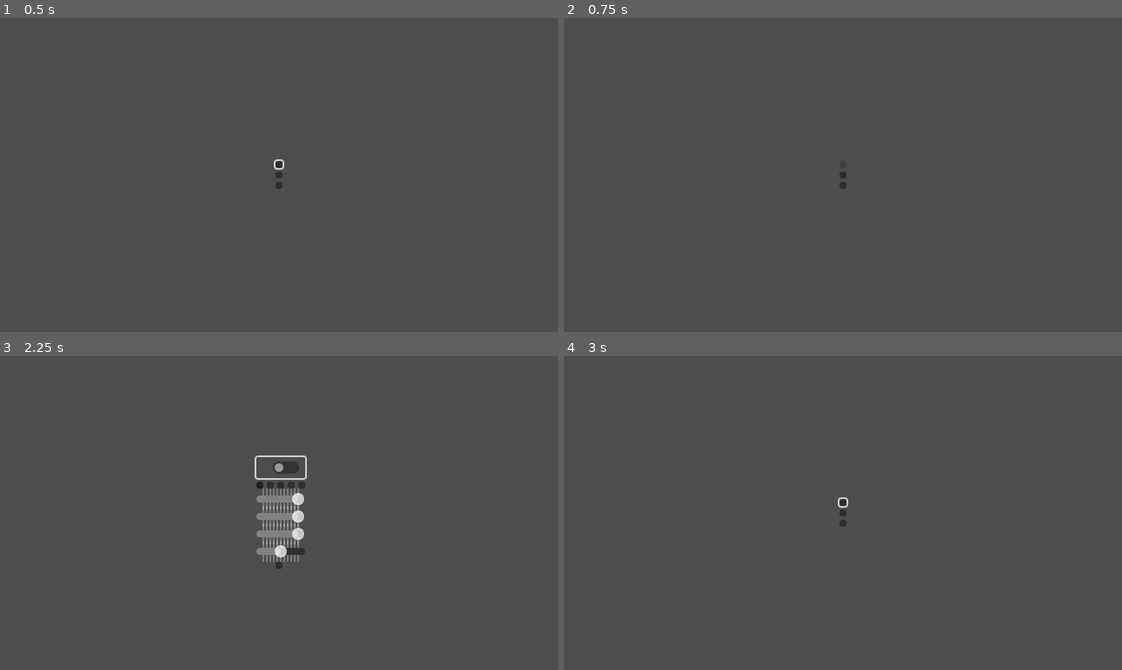
Above: before the commit, frames 1-4 (two rows, left to right).
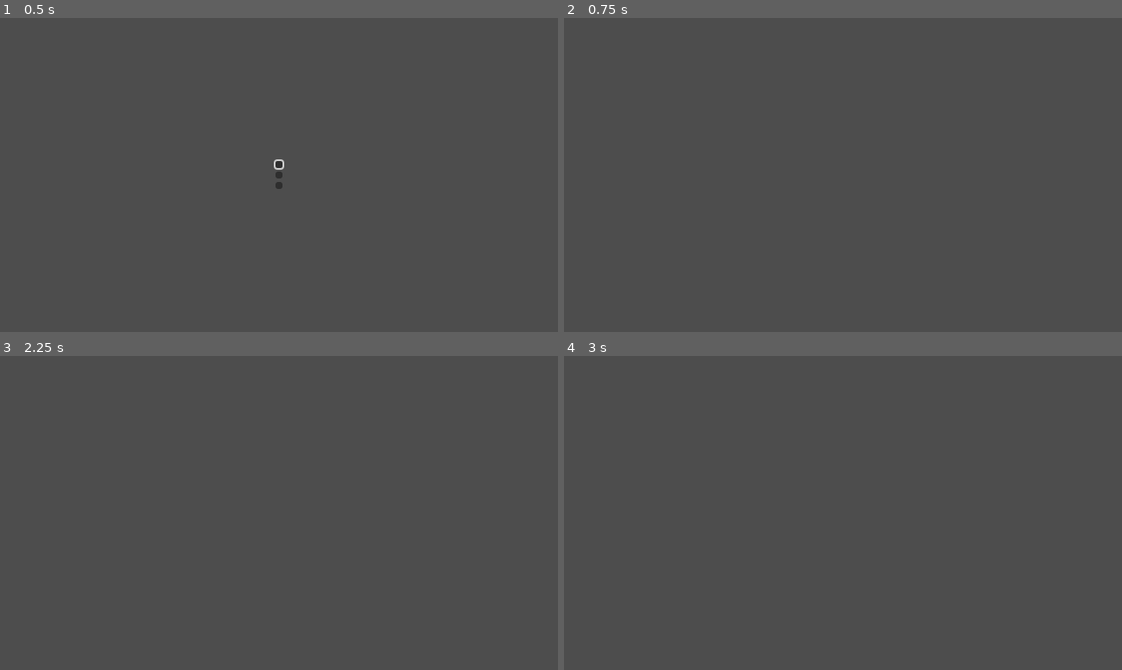
Above: after the commit, the same moments.

Repository: IRUSlan92I/NeonCollapse
Game: Godot game, scene res://game/menu/main_menu.tscn
Same seed, same stepped clock (60 frames per second), same inputs: the game is played once before the commit and once after it.
Inputs (mouse positions are in pixels of both pictures, inside the frame that each line leads up to):
- Up to frame 1 (0.5 s): no input
- Up to frame 2 (0.75 s): click "START" at 0.5 s
- Up to frame 3 (2.25 s): click (279, 503) at 1.25 s, where only the run before the commit has a clickable "START"; click (279, 513) at 2 s, where only the run before the commit has a clickable "OPTIONS"
- Up to frame 4 (3 s): click (843, 566) at 2.75 s, where only the run before the commit has a clickable "BACK"

Frame 1 is identical in both runs. In frame 2, less than 0.1% of the frame differs, in the area x 49-51%, y 48-55%; in frame 3, 1.7%, in the area x 45-55%, y 31-68%; in frame 4, 0.1%.

Commit message:
Added player movement. Added player state machine. Added test level

Diff:
--- /dev/null
+++ b/game/entities/player/abstract_player_state.gd
@@ -0,0 +1,5 @@
+class_name AbstractPlayerState
+extends AbstractState
+
+
+@export var player : Player
--- /dev/null
+++ b/game/entities/player/abstract_player_state.tscn
@@ -0,0 +1,7 @@
+[gd_scene format=3 uid="uid://dqkewlpol05ap"]
+
+[ext_resource type="PackedScene" uid="uid://cxdirjlkyccs4" path="res://game/state_machine/abstract_state.tscn" id="1_7h8jh"]
+[ext_resource type="Script" uid="uid://dj8pkf8aq2x73" path="res://game/entities/player/abstract_player_state.gd" id="2_inbmw"]
+
+[node name="AbstractPlayerState" unique_id=836520368 instance=ExtResource("1_7h8jh")]
+script = ExtResource("2_inbmw")
--- a/game/entities/player/player.gd
+++ b/game/entities/player/player.gd
@@ -1,2 +1,77 @@
 class_name Player
 extends CharacterBody2D
+
+
+@export_group("Movement", "movement")
+@export_range(0.0, 1000.0) var movement_max_speed_normal := 350
+@export_range(0.0, 1000.0) var movement_max_speed_after_attack := 250
+@export_range(0.0, 1000.0) var movement_acceleration := 1000.0
+
+@export_group("Jump", "jump")
+@export_range(0.0, 1000.0) var jump_max_fall_speed := 1000
+@export_range(0.0, 1000.0) var jump_velocity := 500.0
+
+@export_group("Gravity factors", "gravity_factor")
+@export_range(0.0, 2.0) var gravity_factor_jump := 1.0
+@export_range(0.0, 2.0) var gravity_factor_fall := 1.5
+@export_range(0.0, 2.0) var gravity_factor_slide := 0.1
+@export_range(0.0, 1.0) var gravity_factor_passive_jump := 0.5
+
+
+@onready var state_machine : StateMachine = $StateMachine
+
+@onready var jump_buffer_timer : Timer = $JumpBufferTimer
+@onready var coyote_time_timer : Timer = $CoyoteTimeTimer
+@onready var attack_cooldown_timer : Timer = $AttackCooldownTimer
+@onready var attack_slowdown_timer : Timer = $AttackSlowdownTimer
+@onready var slide_delay_timer : Timer = $SlideDelayTimer
+
+
+func _ready() -> void:
+	state_machine.init()
+
+
+func _physics_process(delta: float) -> void:
+	if is_on_floor():
+		coyote_time_timer.start()
+	if is_on_ceiling_only() and velocity.y < 0.0:
+		velocity.y = 0.0
+
+	if not is_on_floor():
+		var gravity_factor := gravity_factor_jump if velocity.y < 0.0 else gravity_factor_fall
+
+		if velocity.y < 0.0 and not Input.is_action_pressed("jump"):
+			velocity.y *= gravity_factor_passive_jump
+
+		velocity += get_gravity() * gravity_factor * delta
+		velocity.y = clampf(velocity.y, -jump_max_fall_speed, jump_max_fall_speed)
+
+
+	if Input.is_action_just_pressed("jump"):
+		jump_buffer_timer.start()
+
+	if not coyote_time_timer.is_stopped() and not jump_buffer_timer.is_stopped():
+		velocity.y = -jump_velocity
+		jump_buffer_timer.stop()
+		coyote_time_timer.stop()
+
+	var direction := Input.get_axis("move_left", "move_right")
+	if direction:
+		var max_speed : float
+		if attack_slowdown_timer.is_stopped():
+			max_speed = movement_max_speed_normal
+		else:
+			max_speed = movement_max_speed_after_attack
+
+		velocity.x = move_toward(velocity.x, direction * max_speed, movement_acceleration * delta)
+	else:
+		velocity.x = move_toward(velocity.x, 0, movement_acceleration * delta)
+
+	move_and_slide()
+	state_machine.physics_process(delta)
+
+
+func _input(event: InputEvent) -> void:
+	if event.is_action_pressed("attack") and attack_cooldown_timer.is_stopped():
+		attack_cooldown_timer.start()
+		print("Attack")
--- a/game/entities/player/player.tscn
+++ b/game/entities/player/player.tscn
@@ -1,6 +1,8 @@
 [gd_scene format=3 uid="uid://ts4dy8xmtot8"]
 
 [ext_resource type="Script" uid="uid://bm48h30pkhdkv" path="res://game/entities/player/player.gd" id="1_1a4jd"]
+[ext_resource type="PackedScene" uid="uid://blxgfix54dxq3" path="res://game/state_machine/state_machine.tscn" id="2_x4rrl"]
+[ext_resource type="PackedScene" uid="uid://btu3hxif2xpvu" path="res://game/entities/player/states/idle_state.tscn" id="3_cjfdk"]
 
 [sub_resource type="CapsuleShape2D" id="CapsuleShape2D_bhunq"]
 
@@ -9,3 +11,33 @@
 
 [node name="CollisionShape2D" type="CollisionShape2D" parent="." unique_id=379935685]
 shape = SubResource("CapsuleShape2D_bhunq")
+
+[node name="Camera2D" type="Camera2D" parent="." unique_id=1654451713]
+
+[node name="StateMachine" parent="." unique_id=560273456 node_paths=PackedStringArray("initial_state") instance=ExtResource("2_x4rrl")]
+initial_state = NodePath("IdleState")
+
+[node name="IdleState" parent="StateMachine" unique_id=836520368 node_paths=PackedStringArray("player") instance=ExtResource("3_cjfdk")]
+player = NodePath("../..")
+
+[node name="JumpBufferTimer" type="Timer" parent="." unique_id=1845152635]
+process_callback = 0
+wait_time = 0.05
+one_shot = true
+
+[node name="CoyoteTimeTimer" type="Timer" parent="." unique_id=867376979]
+process_callback = 0
+wait_time = 0.05
+one_shot = true
+
+[node name="AttackCooldownTimer" type="Timer" parent="." unique_id=1208896947]
+process_callback = 0
+wait_time = 0.75
+
+[node name="AttackSlowdownTimer" type="Timer" parent="." unique_id=1617625946]
+process_callback = 0
+one_shot = true
+
+[node name="SlideDelayTimer" type="Timer" parent="." unique_id=1746851787]
+process_callback = 0
+wait_time = 0.75
--- /dev/null
+++ b/game/entities/player/states/idle_state.gd
@@ -0,0 +1 @@
+extends AbstractPlayerState
--- /dev/null
+++ b/game/entities/player/states/idle_state.tscn
@@ -0,0 +1,7 @@
+[gd_scene format=3 uid="uid://btu3hxif2xpvu"]
+
+[ext_resource type="PackedScene" uid="uid://dqkewlpol05ap" path="res://game/entities/player/abstract_player_state.tscn" id="1_wl4i0"]
+[ext_resource type="Script" uid="uid://dqefq55apabc8" path="res://game/entities/player/states/idle_state.gd" id="2_85bpc"]
+
+[node name="IdleState" unique_id=836520368 instance=ExtResource("1_wl4i0")]
+script = ExtResource("2_85bpc")
--- /dev/null
+++ b/game/levels/test_level.tscn
@@ -0,0 +1,21 @@
+[gd_scene format=3 uid="uid://cuig5x5fd47hs"]
+
+[ext_resource type="PackedScene" uid="uid://hdnty666fw1h" path="res://game/levels/abstract_level.tscn" id="1_46m3m"]
+
+[sub_resource type="WorldBoundaryShape2D" id="WorldBoundaryShape2D_bhunq"]
+
+[node name="TestLevel" unique_id=1001045799 instance=ExtResource("1_46m3m")]
+
+[node name="Player" parent="." index="0" unique_id=763780926]
+position = Vector2(0, -30)
+
+[node name="StaticBody2D" type="StaticBody2D" parent="." index="1" unique_id=1113871341]
+
+[node name="CollisionShape2D" type="CollisionShape2D" parent="StaticBody2D" index="0" unique_id=2097094532]
+shape = SubResource("WorldBoundaryShape2D_bhunq")
+
+[node name="Menus" parent="." index="2" unique_id=1464185162]
+offset_left = -320.0
+offset_top = -210.0
+offset_right = 320.0
+offset_bottom = 150.0
--- a/game/menu/main_menu.gd
+++ b/game/menu/main_menu.gd
@@ -31,7 +31,7 @@
 
 func _on_start_button_pressed() -> void:
 	SoundManager.play_ui_stream(SoundManager.ui_stream_accept)
-	#TODO transition to level selection
+	get_tree().change_scene_to_file("res://game/levels/test_level.tscn")
 
 
 func _on_options_button_pressed() -> void:
--- a/project.godot
+++ b/project.godot
@@ -13,6 +13,7 @@
 config/name="NeonCollapse"
 run/main_scene="uid://cl0h2acqcq5wq"
 config/features=PackedStringArray("4.7", "GL Compatibility")
+run/max_fps=240
 config/icon="res://icon.svg"
 
 [audio]
@@ -115,6 +116,7 @@
 
 [physics]
 
+common/physics_ticks_per_second=120
 3d/physics_engine="Jolt Physics"
 
 [rendering]
Not shown, added: game/entities/player/abstract_player_state.gd.uid
Not shown, added: game/entities/player/states/idle_state.gd.uid
